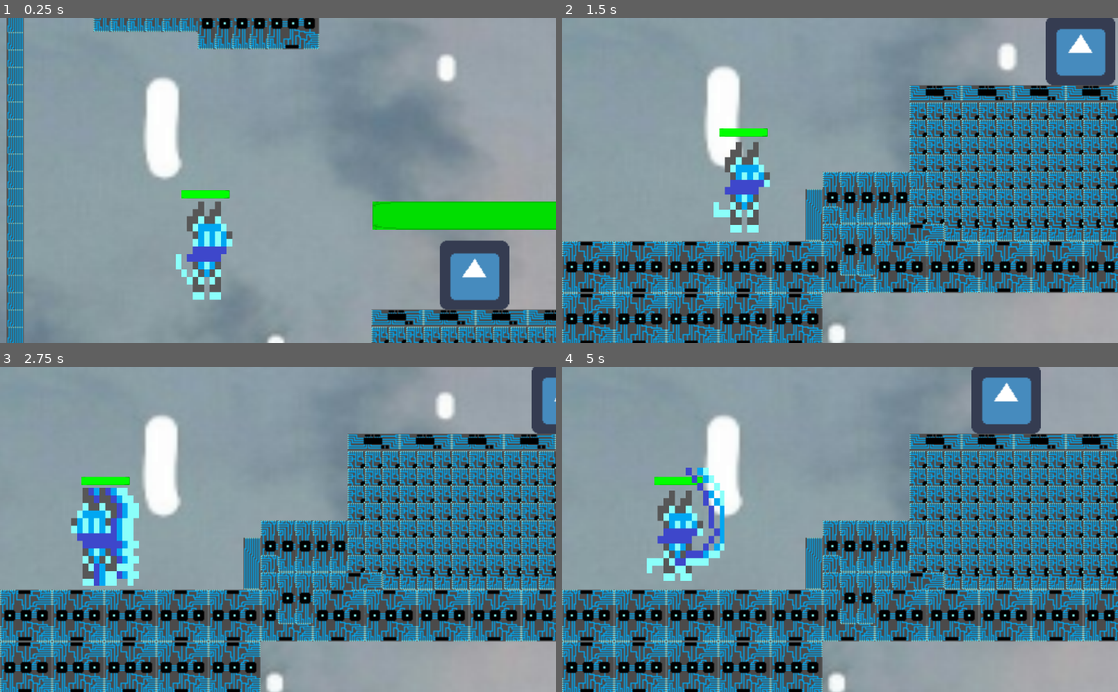
Above: before the commit, frames 1-4 (two rows, left to right).
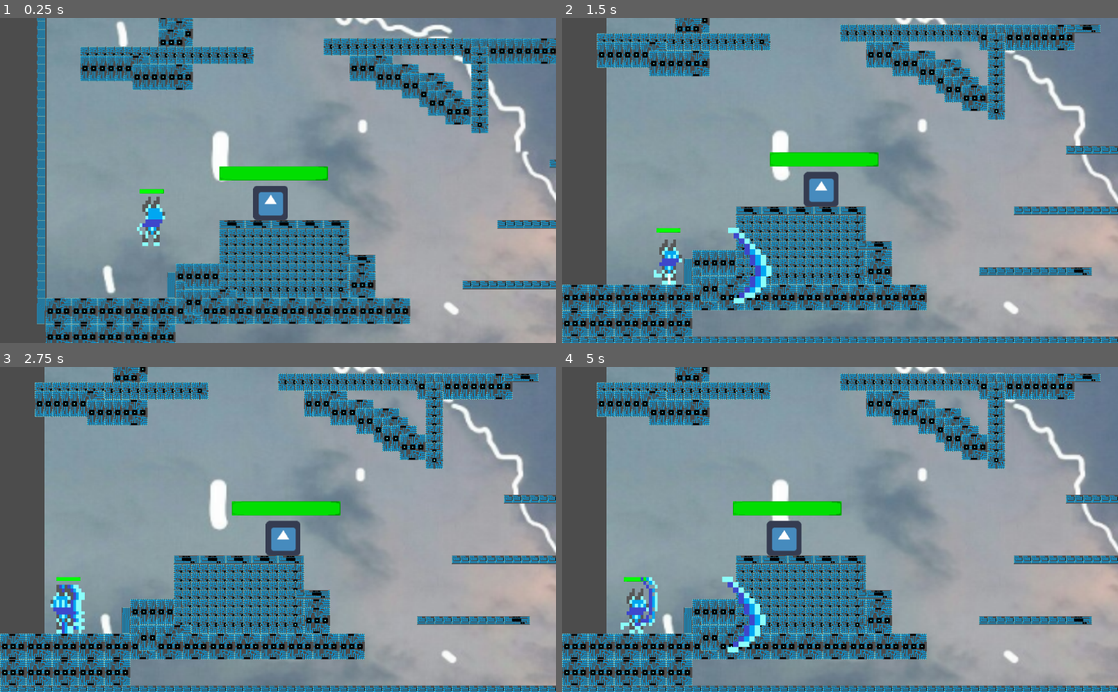
Above: after the commit, the same moments.

Repository: 1712catfish/gmdev
Game: Godot game, scene res://Chapter1.tscn
The game is run twice, just before and just after one commit, with the same random seed, the same clock (stepped at 60 frames per second) and the same inputs. The engine's default icon, where the game draws it, is replaced by a stand-in: a white triangle on a blue panel in a dark square.
Inputs:
- Up to frame 1 (0.25 s): no input
- Up to frame 2 (1.5 s): tap Enter (ui_accept) at 0.5, 0.6, 0.77, 1.07, 1.35 s; hold Right (ui_right) from 0.53 s (still down)
- Up to frame 3 (2.75 s): tap Enter (ui_accept) at 1.52, 1.82, 2.1 s; release Right (ui_right) at 2.03 s; hold Left (ui_left) from 2.03 s (still down)
- Up to frame 4 (5 s): release Left (ui_left) at 2.78 s; hold Right (ui_right) 2.78-4.28 s; tap Enter (ui_accept) at 2.85, 3.02, 3.32, 3.6, 3.77, 4.07, 4.35, 4.52, 4.82 s; hold Left (ui_left) from 4.28 s (still down)

The runs differ from the first frame. In frame 1, 62% of the frame differs, in the area x 0-100%, y 0-100%; in frame 2, 68%; in frame 3, 70%; in frame 4, 70%.

Commit message:
Fix attack error, animation time and add projectile attack(no damage)

Diff:
--- a/platformer1/Animation/killed.tres
+++ b/platformer1/Animation/killed.tres
@@ -3,6 +3,7 @@
 [resource]
 resource_name = "killed"
 length = 0.7
+loop = true
 tracks/0/type = "value"
 tracks/0/path = NodePath("Sprite:frame")
 tracks/0/interp = 1
--- a/platformer1/Chapter1.tscn
+++ b/platformer1/Chapter1.tscn
@@ -127,9 +127,12 @@
 [node name="Chapter1" type="Node2D"]
 
 [node name="Lisa" type="KinematicBody2D" parent="."]
-position = Vector2( 1, 1 )
+position = Vector2( 29.8411, 54.0992 )
 scale = Vector2( 1.14208, 0.972626 )
 script = ExtResource( 10 )
+__meta__ = {
+"_edit_group_": true
+}
 attack_damage = 40
 
 [node name="CollisionShape2D" type="CollisionShape2D" parent="Lisa"]
@@ -144,7 +147,6 @@
 position = Vector2( 152.344, 304 )
 scale = Vector2( 2, 2 )
 current = true
-zoom = Vector2( 0.5, 0.5 )
 limit_left = 0
 limit_top = -999999
 limit_right = 999999
@@ -153,10 +155,10 @@
 smoothing_enabled = true
 
 [node name="RayCast2D" type="RayCast2D" parent="Lisa"]
-position = Vector2( 155, 320 )
-scale = Vector2( 0.5, 1.005 )
+position = Vector2( 150.622, 315.887 )
+scale = Vector2( 0.6, 10 )
 enabled = true
-cast_to = Vector2( 50, 0 )
+cast_to = Vector2( 60, 0 )
 
 [node name="ParallaxBackground" type="ParallaxBackground" parent="Lisa"]
 follow_viewport_scale = -5.0
@@ -165,7 +167,7 @@
 motion_scale = Vector2( 0.05, 0.05 )
 
 [node name="Sprite" type="Sprite" parent="Lisa/ParallaxBackground/ParallaxLayer"]
-position = Vector2( 1054.07, 50.6971 )
+position = Vector2( 1064.56, 56.6903 )
 scale = Vector2( 2.93763, 2.68635 )
 texture = ExtResource( 15 )
 
@@ -201,21 +203,15 @@
 normal_map = ExtResource( 13 )
 vframes = 6
 hframes = 10
-frame = 45
-__meta__ = {
-"_edit_group_": true
-}
-
-[node name="RayCast2D2" type="RayCast2D" parent="Lisa"]
-position = Vector2( 155, 320 )
-scale = Vector2( 0.75, 1 )
-enabled = true
-cast_to = Vector2( -50, 0 )
+frame = 50
 __meta__ = {
 "_edit_group_": true
 }
 
 [node name="Timer" type="Timer" parent="Lisa"]
+
+[node name="Position2D" type="Position2D" parent="Lisa"]
+position = Vector2( 165.407, 314.86 )
 
 [node name="enemy" type="KinematicBody2D" parent="."]
 show_behind_parent = true
@@ -255,117 +251,11 @@
 
 [node name="RayCast2D2" type="RayCast2D" parent="enemy"]
 position = Vector2( 1, 0 )
-scale = Vector2( 1, 0.75 )
+scale = Vector2( 0.7, 10 )
 enabled = true
-cast_to = Vector2( 50, 0 )
-
-[node name="RayCast2D3" type="RayCast2D" parent="enemy"]
-position = Vector2( -1, 0 )
-scale = Vector2( 1, 0.75 )
-enabled = true
-cast_to = Vector2( -50, 0 )
+cast_to = Vector2( 45, 0 )
 
 [node name="Timer" type="Timer" parent="enemy"]
-
-[node name="enemy3" type="KinematicBody2D" parent="."]
-show_behind_parent = true
-position = Vector2( 869.165, 520.251 )
-script = ExtResource( 7 )
-__meta__ = {
-"_edit_group_": true
-}
-
-[node name="CollisionShape2D" type="CollisionShape2D" parent="enemy3"]
-position = Vector2( -1.18922, 0.891903 )
-shape = SubResource( 3 )
-
-[node name="RayCast2D" type="RayCast2D" parent="enemy3"]
-position = Vector2( 30.3669, -2.87332 )
-scale = Vector2( 1, 0.75 )
-enabled = true
-
-[node name="Sprite" type="Sprite" parent="enemy3"]
-texture = ExtResource( 8 )
-
-[node name="TextureProgress" type="TextureProgress" parent="enemy3"]
-modulate = Color( 0.968627, 0.94902, 0.94902, 1 )
-self_modulate = Color( 0.00784314, 1, 0.00784314, 1 )
-margin_left = -94.0
-margin_top = -68.0
-margin_right = 106.0
-margin_bottom = -42.0
-value = 100.0
-texture_under = ExtResource( 4 )
-texture_progress = ExtResource( 5 )
-tint_progress = Color( 0.960784, 0.917647, 0.917647, 1 )
-script = ExtResource( 14 )
-__meta__ = {
-"_edit_use_anchors_": false
-}
-
-[node name="RayCast2D2" type="RayCast2D" parent="enemy3"]
-position = Vector2( 1, 0 )
-scale = Vector2( 1, 0.75 )
-enabled = true
-cast_to = Vector2( 50, 0 )
-
-[node name="RayCast2D3" type="RayCast2D" parent="enemy3"]
-position = Vector2( -1, 0 )
-scale = Vector2( 1, 0.75 )
-enabled = true
-cast_to = Vector2( -50, 0 )
-
-[node name="Timer" type="Timer" parent="enemy3"]
-
-[node name="enemy2" type="KinematicBody2D" parent="."]
-show_behind_parent = true
-position = Vector2( 1395.11, 158.72 )
-script = ExtResource( 7 )
-__meta__ = {
-"_edit_group_": true
-}
-
-[node name="CollisionShape2D" type="CollisionShape2D" parent="enemy2"]
-position = Vector2( -1.18922, 0.891903 )
-shape = SubResource( 3 )
-
-[node name="RayCast2D" type="RayCast2D" parent="enemy2"]
-position = Vector2( 30.3669, -2.87332 )
-scale = Vector2( 1, 0.75 )
-enabled = true
-
-[node name="Sprite" type="Sprite" parent="enemy2"]
-texture = ExtResource( 8 )
-
-[node name="TextureProgress" type="TextureProgress" parent="enemy2"]
-modulate = Color( 0.968627, 0.94902, 0.94902, 1 )
-self_modulate = Color( 0.00784314, 1, 0.00784314, 1 )
-margin_left = -94.0
-margin_top = -68.0
-margin_right = 106.0
-margin_bottom = -42.0
-value = 100.0
-texture_under = ExtResource( 4 )
-texture_progress = ExtResource( 5 )
-tint_progress = Color( 0.960784, 0.917647, 0.917647, 1 )
-script = ExtResource( 14 )
-__meta__ = {
-"_edit_use_anchors_": false
-}
-
-[node name="RayCast2D2" type="RayCast2D" parent="enemy2"]
-position = Vector2( 1, 0 )
-scale = Vector2( 1, 0.75 )
-enabled = true
-cast_to = Vector2( 50, 0 )
-
-[node name="RayCast2D3" type="RayCast2D" parent="enemy2"]
-position = Vector2( -1, 0 )
-scale = Vector2( 1, 0.75 )
-enabled = true
-cast_to = Vector2( -50, 0 )
-
-[node name="Timer" type="Timer" parent="enemy2"]
 
 [node name="TileMap" type="TileMap" parent="."]
 tile_set = SubResource( 8 )
@@ -374,5 +264,3 @@
 tile_data = PoolIntArray( -2031585, 2, 0, -2031584, 2, 0, -2031583, 2, 0, -2031582, 2, 0, -2031581, 2, 0, -2031580, 2,  …(27091 unchanged characters)…
 [connection signal="timeout" from="Lisa/Timer" to="Lisa" method="_on_Timer_timeout"]
 [connection signal="timeout" from="enemy/Timer" to="enemy" method="_on_Timer_timeout"]
-[connection signal="timeout" from="enemy3/Timer" to="enemy3" method="_on_Timer_timeout"]
-[connection signal="timeout" from="enemy2/Timer" to="enemy2" method="_on_Timer_timeout"]
--- a/platformer1/KinematicBody2D.gd
+++ b/platformer1/KinematicBody2D.gd
@@ -4,83 +4,90 @@
 const SPEED = 300
 var velocity = Vector2()
 export var attack_damage = 5
-
+onready var direction = 0
+const fireball = preload("fireball.tscn")
 
 var onattack = false
 var canjump = true
 var iskilled = false
 var isHit = false
-onready var delaytimer = get_node("Timer")
-
+onready var delaytimer = get_node("Timer") #control count down time
 
 func run():
-	if(is_on_wall() or is_on_floor() and !onattack):
+	if(is_on_wall() or is_on_floor() and !onattack and !iskilled):
 		$AnimationPlayer.play("run")
 
 func idle():
-	if((is_on_wall() or is_on_floor()) and !onattack):
+	if((is_on_wall() or is_on_floor()) and !onattack and !iskilled):
 		if ($AnimationPlayer.current_animation != "idle"):
 			$AnimationPlayer.play("idle")
 
-
 func jump():
-	if((is_on_wall() or is_on_floor()) and canjump):
+	if((is_on_wall() or is_on_floor()) and canjump and !iskilled):
 		$AnimationPlayer.play("jump")
 		canjump = false;
 		delaytimer.one_shot = true;
 		delaytimer.wait_time = 0.5;
 		delaytimer.start()
 
+func fire():
+	var shot = fireball.instance()
+	get_parent().add_child(shot)
+	shot.position = $Position2D.global_position
+	if $RayCast2D.cast_to == Vector2(-60,0):
+		shot.x *= -1;
+		shot.rotation_degrees = 180
+	else:
+		shot.rotation_degrees = 0
+
+	pass
 
 func get_input():
-	if !iskilled and !isHit:
-		# run left & right
-		var direction = 0
-		if Input.is_action_pressed("ui_left") and !onattack:
-			direction = -1
-			$RayCast2D.enabled = false
-			$RayCast2D2.enabled = true
+	if iskilled or isHit: return
+	# run left & right
+	direction = 0
+	if Input.is_action_pressed("ui_left") and !onattack:
+		direction = -1
+		$RayCast2D.cast_to = Vector2(-60,0)
 
-		if Input.is_action_pressed("ui_right") and !onattack:
-			direction = 1
-			$RayCast2D2.enabled = false
-			$RayCast2D.enabled = true
+	if Input.is_action_pressed("ui_right") and !onattack:
+		direction = 1
+		$RayCast2D.cast_to = Vector2(60,0)
 
-		if direction == 0:
-			idle()
-		else:
-			$Sprite.set_flip_h(bool(1 - direction))
-			run()
-		if Input.is_action_just_pressed("ui_accept"):
-			attack()
-			$AnimationPlayer.play("attack")
-			delaytimer.one_shot = true;
-			delaytimer.wait_time = 0.4;
-			delaytimer.start()
-			# Turn RayCast2D toward movement direction
-			#if directray.x != direction :
-			#	directray.x = direction
-			#	$RayCast2D.cast_to = directray.normalized() * 50
+	if direction == 0:
+		idle()
+	else:
+		$Sprite.set_flip_h(bool(1 - direction))
+		run()
+	if Input.is_action_just_pressed("ui_accept"):
+		attack()
+		$AnimationPlayer.play("attack")
+		#if(Input.is_action_just_pressed("ui_left") or Input.is_action_just_pressed("ui_right")):
+		fire()
+		delaytimer.one_shot = true;
+		delaytimer.wait_time = 0.4;
+		delaytimer.start()
+		# Turn RayCast2D toward movement direction
+		#if directray.x != direction :
+		#	directray.x = direction
+		#	$RayCast2D.cast_to = directray.normalized() * 50
 
-		velocity.x = direction * SPEED
+	velocity.x = direction * SPEED
 
-		# jump
-		if Input.is_action_just_pressed("ui_up") and canjump:
-			jump()
-			if is_on_wall():
-				velocity.y -= float(GRAVITY / 3)
-
+	# jump
+	if Input.is_action_just_pressed("ui_up") and canjump:
+		jump()
+		if is_on_wall():
+			velocity.y -= float(GRAVITY / 3)
 
 func _physics_process(delta):
 	velocity.y += GRAVITY * delta
 	get_input()
 	velocity = move_and_slide(velocity)
 
-
-
 func attack():
-	var collider
-
+	var collider = 0
+	#fire()
 	collider = $RayCast2D.get_collider()
 	if collider is KinematicBody2D:
 		var i = $RayCast2D.get_collider_shape()
@@ -88,16 +95,7 @@
 		body.get_parent().attacked(attack_damage)
 		#print(body.get_parent().health)
 		$AnimationPlayer.play("attack")
-
-	collider = $RayCast2D2.get_collider()
-	if collider is KinematicBody2D:
-		var i = $RayCast2D2.get_collider_shape()
-		var body = collider.shape_owner_get_owner(i)
-		body.get_parent().attacked(attack_damage)
-		#print(body.get_parent().health)
-		$AnimationPlayer.play("attack")
 	onattack = true;
-
 
 # damage-reciver
 export ( float ) var max_health = 100
@@ -111,8 +109,7 @@
 	delaytimer.wait_time = 0.6;
 	delaytimer.start()
 	$Healthbar.visible = false
-		#$Sprite.visible = false
-		#$CollisionShape2D.disabled = true
+
 func _set_health(value):
 	var prev_health = health
 	health = clamp(value, 0, max_health)
@@ -128,8 +125,10 @@
 	if health != prev_health:
 		pass
 	return health
+
 func attacked(amount):
 	health = _set_health(health - amount)
+
 func _ready():
 	if first_time:
 		$Healthbar.max_value = max_health
@@ -137,8 +136,6 @@
 		first_time = false
 	pass
 
-
-
 func _on_Timer_timeout():
 	onattack = false
 	canjump = true
--- /dev/null
+++ b/platformer1/Position2D.gd
@@ -0,0 +1,16 @@
+extends Position2D
+
+
+# Declare member variables here. Examples:
+# var a = 2
+# var b = "text"
+
+
+# Called when the node enters the scene tree for the first time.
+func _ready():
+	pass # Replace with function body.
+
+
+# Called every frame. 'delta' is the elapsed time since the previous frame.
+#func _process(delta):
+#	pass
--- a/platformer1/enemy(kinematic2d).gd
+++ b/platformer1/enemy(kinematic2d).gd
@@ -46,17 +46,6 @@
 export var attack_damage = 10
 func attack():
 	var collider
-	collider = $RayCast2D3.get_collider()
-	if (collider is KinematicBody2D and canAttack == 1):
-		var i = $RayCast2D3.get_collider_shape()
-		var body = collider.shape_owner_get_owner(i)
-		body.get_parent().attacked(attack_damage)
-		print(body.get_parent().health)
-		canAttack = 0
-		DelayTimer.one_shot = true;
-		DelayTimer.wait_time = 2;
-		DelayTimer.start()
-
 	collider = $RayCast2D2.get_collider()
 	if (collider is KinematicBody2D and canAttack == 1):
 		var i = $RayCast2D2.get_collider_shape()
@@ -67,6 +56,7 @@
 		DelayTimer.one_shot = true;
 		DelayTimer.wait_time = 2;
 		DelayTimer.start()
+
 
 
 
@@ -88,11 +78,9 @@
 
 
 	if(POSITION == -1):
-		$RayCast2D2.enabled = 0
-		$RayCast2D3.enabled = 1
+		$RayCast2D2.cast_to = Vector2(-60,0)
 	else:
-		$RayCast2D2.enabled = 1
-		$RayCast2D3.enabled = 0
+		$RayCast2D2.cast_to = Vector2(60,0)
 	attack()
 
 
--- /dev/null
+++ b/platformer1/fireball.gd
@@ -0,0 +1,20 @@
+extends Area2D
+
+onready var Count = get_node("Timer")
+export var speed  = 500
+export var x = 1
+export var y = 0
+
+func _ready():
+	set_process(true)
+	Count.one_shot = true
+	Count.wait_time = 0.3
+	Count.start()
+
+func _process(delta):
+	var motion = Vector2(x,y) * speed
+	self.position += motion * delta
+
+func _on_Timer_timeout():
+	queue_free()
+	pass # Replace with function body.
--- /dev/null
+++ b/platformer1/fireball.tscn
@@ -0,0 +1,51 @@
+[gd_scene load_steps=6 format=2]
+
+[ext_resource path="res://fireball.gd" type="Script" id=2]
+[ext_resource path="res://Assets/character/attack_projectile.png" type="Texture" id=3]
+
+[sub_resource type="CanvasItemMaterial" id=1]
+
+[sub_resource type="CircleShape2D" id=2]
+radius = 30.0
+
+[sub_resource type="ParticlesMaterial" id=3]
+lifetime_randomness = 0.2
+gravity = Vector3( 0, 98, 0 )
+angular_velocity = 1.0
+angular_velocity_random = 1.0
+scale = 10.0
+
+[node name="fireball" type="Area2D"]
+material = SubResource( 1 )
+scale = Vector2( 2, 2 )
+gravity_point = true
+gravity_vec = Vector2( 1, 0 )
+gravity = 100.0
+linear_damp = 0.0
+angular_damp = 0.0
+script = ExtResource( 2 )
+__meta__ = {
+"_edit_group_": true
+}
+speed = 1000
+
+[node name="CollisionShape2D" type="CollisionShape2D" parent="."]
+shape = SubResource( 2 )
+
+[node name="Timer" type="Timer" parent="."]
+
+[node name="Particles2D" type="Particles2D" parent="."]
+scale = Vector2( 0.4, 0.4 )
+amount = 1
+lifetime = 0.1
+speed_scale = 2.0
+fixed_fps = 420
+local_coords = false
+process_material = SubResource( 3 )
+texture = ExtResource( 3 )
+
+[node name="Sprite" type="Sprite" parent="."]
+visible = false
+scale = Vector2( 4, 4 )
+texture = ExtResource( 3 )
+[connection signal="timeout" from="Timer" to="." method="_on_Timer_timeout"]
--- a/platformer1/project.godot
+++ b/platformer1/project.godot
@@ -18,6 +18,10 @@
 config/name="Moon River"
 run/main_scene="res://Chapter1.tscn"
 config/icon="res://icon.png"
+
+[display]
+
+window/stretch/mode="viewport"
 
 [input]
 
Binary file added: platformer1/Assets/character/Explosion.png
Not shown, added: platformer1/Assets/character/Explosion.png.import
Not shown, added: platformer1/Assets/character/Explosion_1.png.import
Binary file changed: platformer1/Assets/character/Jackal.png
Binary file added: platformer1/Assets/character/attack_projectile.png
Not shown, added: platformer1/Assets/character/attack_projectile.png.import
Not shown, added: clear
